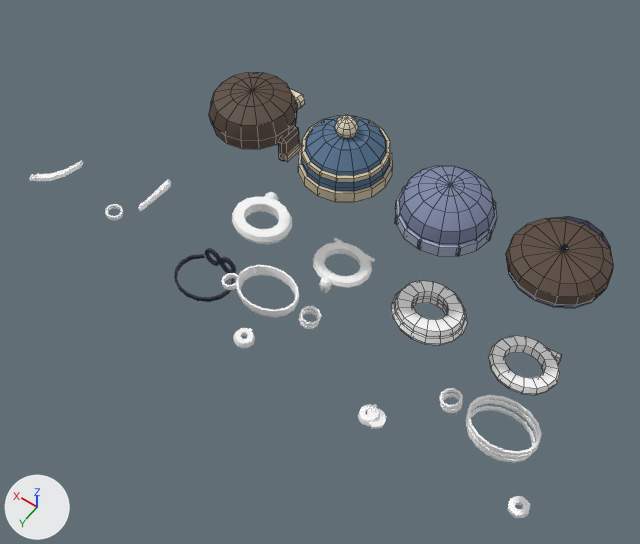
Renders of the FBX model assets/fbx/Rookie_Outfits.fbx from each side of a commit.
Camera for both pictures: a 50 mm camera at (-6.59, 11.88, 18.29) aimed at (1.89, 0.01, -0.37). Lighting does not change. The marker at lower left points along +X, +Y and +Z. The picture after the commit comes second. Mesh edges are drawn as thin lines on the coarser meshes.

Names of what the first picture shows: 'Rookie_Block_Torso', 'Rookie_Cap_Beanie', 'Rookie_Cap_Bobble', 'Rookie_Cap_Flat', 'Rookie_Cap_Trapper', 'Rookie_Mask_Eye', 'Rookie_Scarf_Bandana', 'Rookie_Scarf_Chunky', 'Rookie_Scarf_Knot', 'Rookie_Scarf_Long', 'Rookie_Stripes_Torso' and 10 more.
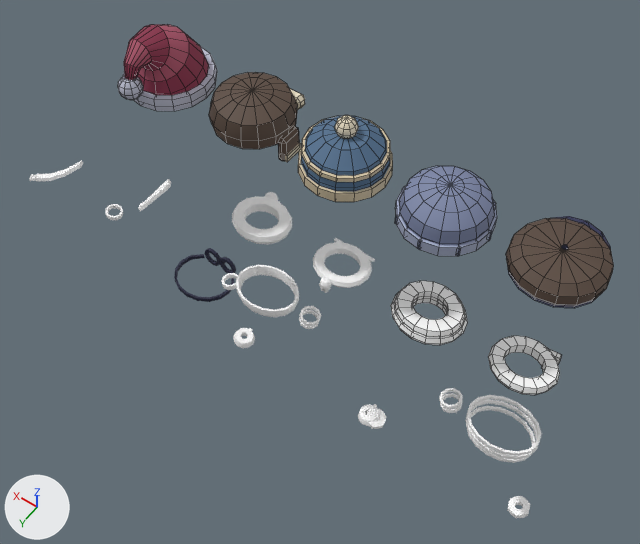
Pixel boxes [x1, y1, x2, y2] of what changed, in the pictures (640 x 544 px):
'Rookie_Cap_Santa', added: after [118, 25, 217, 111]

The change, as a diff of the scene's bpy script:
```diff
--- a/assets/fbx/Rookie_Outfits.fbx.py
+++ b/assets/fbx/Rookie_Outfits.fbx.py
@@ me_rookie_cap_santa @@
+me_rookie_cap_santa.from_pydata(...)  # 246 vertices, 268 faces; spans x -1.15..1.15, y -1.15..1.59, z -0.28..1.46
+me_rookie_cap_santa.materials.append(mat_eh_kitatlas)  # picture img_eh_palette_bank_png
@@ ob_rookie_cap_santa @@
+ob_rookie_cap_santa = bpy.data.objects.new('Rookie_Cap_Santa', me_rookie_cap_santa)
+ob_rookie_cap_santa.location = (6.4, 0.0, 4.2)
```
